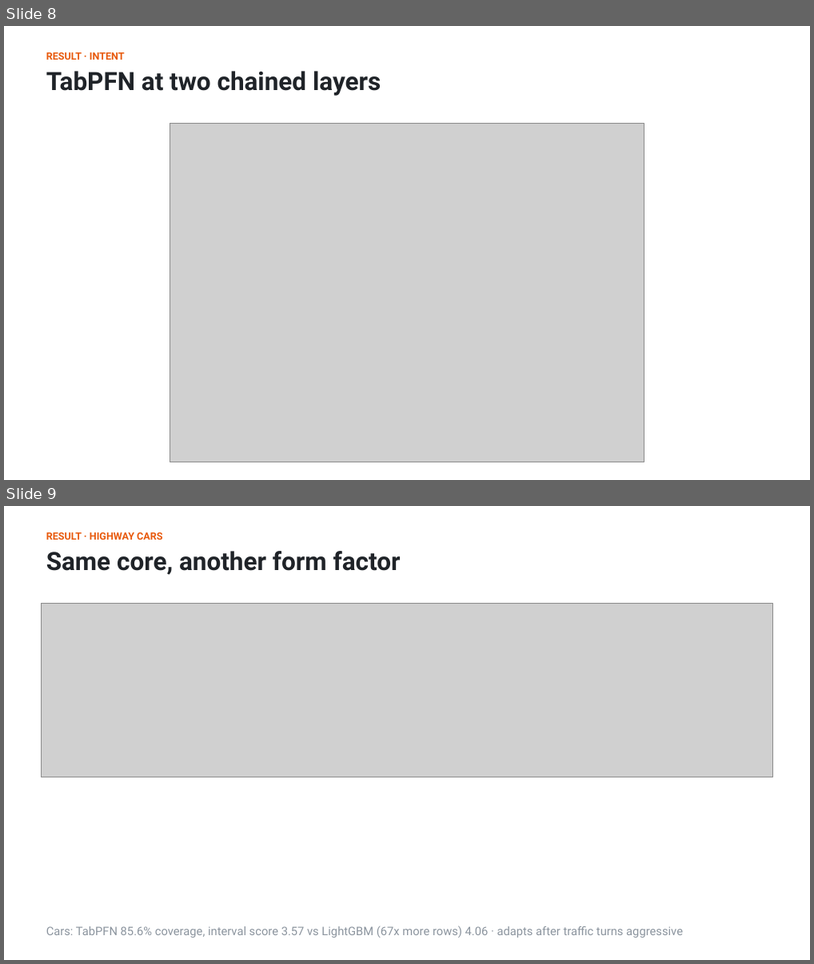
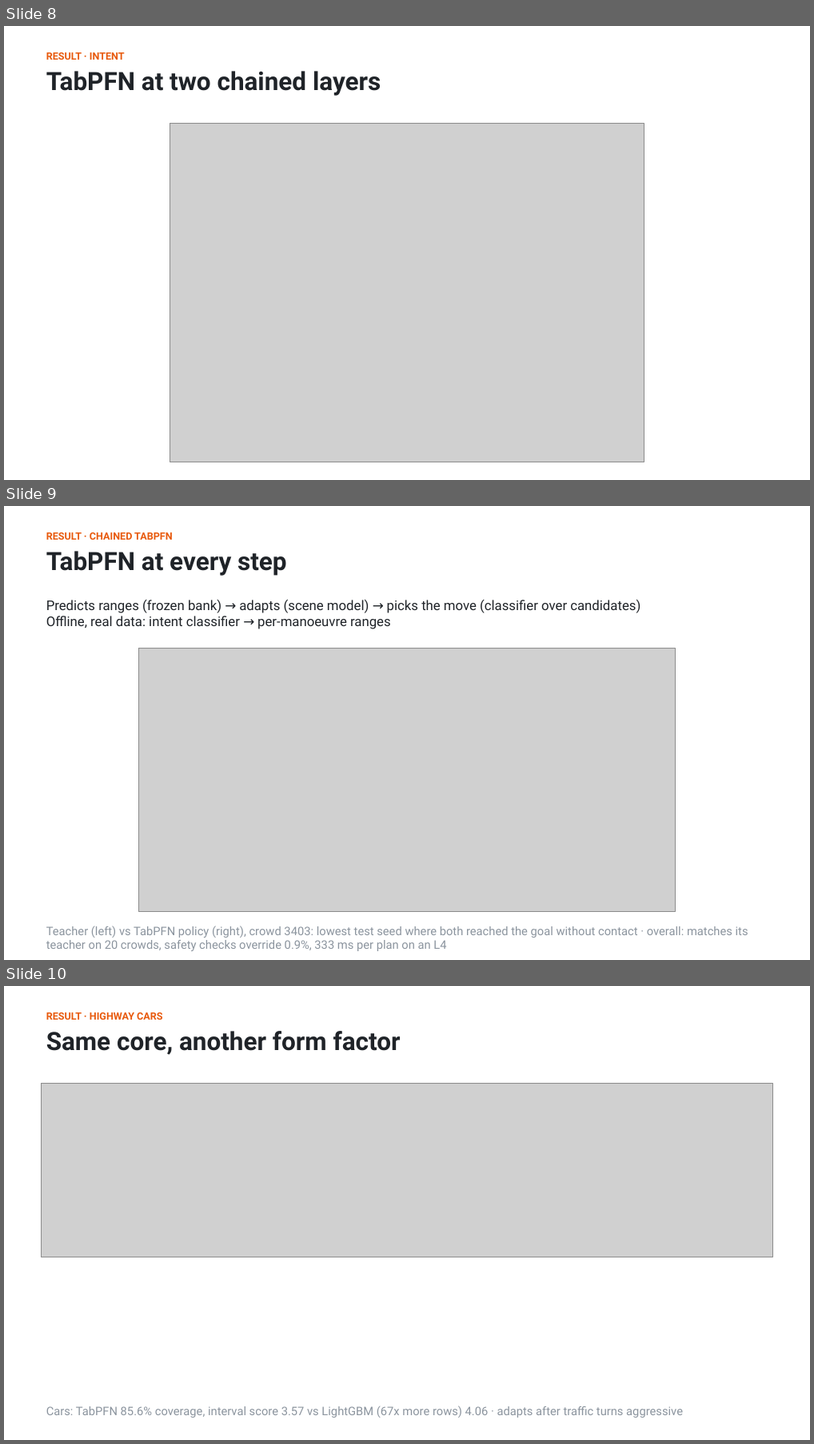
Before and after one commit to shiinalight/Foresight, a slide deck: deck/Foresight.pptx. Shown one above the other, each under a label of ours: slides 8 and 9 before the commit, slides 8, 9 and 10 after it. The pictures are 814x964 and 814x1444 pixels, drawn with LibreOffice and Linux fonts; fonts in the diff are those of the drawing; grey boxes stand for pictures. Boxes give left, top, right and bottom in pixels: in the first picture for what was removed or moved away, otherwise in the second. Text is boxed around its words. In the diff, an @@ line names an element or a change of style, - is before the commit and + after.

```diff
--- a/deck/Foresight.pptx
+++ b/deck/Foresight.pptx
@@ slide 9 added at [4, 506, 810, 960], background #FFFFFF @@
@@ text added at [46, 532, 172, 540], 12 pt, text #E8590C, bold @@
+RESULT · CHAINED TABPFN
@@ text added at [46, 551, 287, 576], 30 pt, text #1F2328, bold @@
+TabPFN at every step
@@ text added at [46, 599, 641, 629], 16 pt, text #1F2328 @@
+Predicts ranges (frozen bank) → adapts (scene model) → picks the move (classifier over candidates)
+Offline, real data: intent classifier → per-manoeuvre ranges
@@ picture added at [139, 648, 676, 912] @@
@@ text added at [46, 925, 749, 951], 14 pt, text #8B949E @@
+Teacher (left) vs TabPFN policy (right), crowd 3403: lowest test seed where both reached the goal without contact · overall: matches its teacher on 20 crowds, safety checks override 0.9%, 333 ms per plan on an L4
@@ what was slide 9 is now slide 10 @@
```
Also in this commit, not shown: 7 other files.
